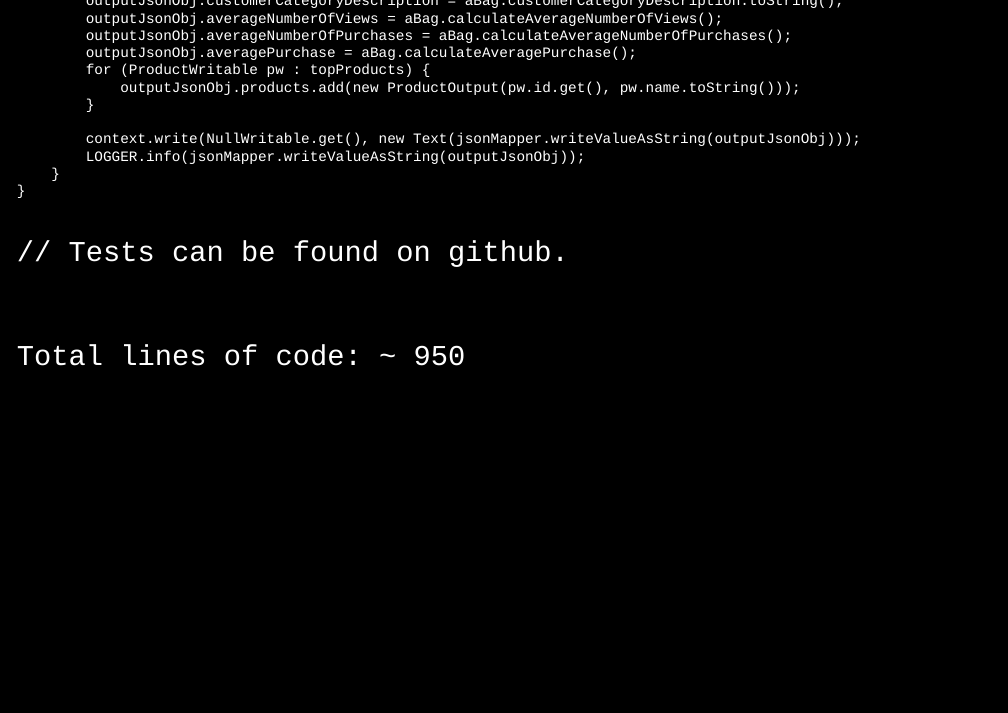
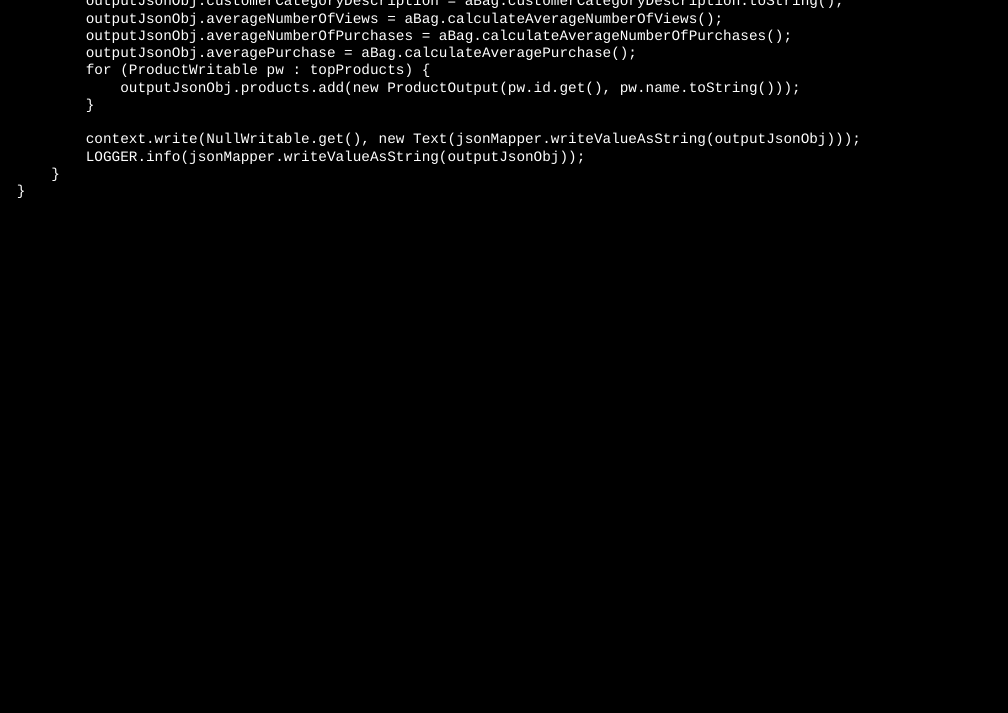
Before and after one commit to dzamurovic/coding-serbia-2014, a slide deck: slide 37 of coding-serbia.pptx. Drawn at 1008x713 pixels with LibreOffice and Linux fonts; fonts in the diff are those of the drawing. Boxes give left, top, right and bottom in pixels: in the first picture for what was removed or moved away, otherwise in the second. Text is boxed around its words. In the diff, an @@ line names an element or a change of style, - is before the commit and + after.

Commit message:
working on presentation

```diff
--- a/coding-serbia.pptx
+++ b/coding-serbia.pptx
@@ rectangle "outputJsonObj.customerCategoryId = key.get();": place and size @@
-rectangle "outputJsonObj.customerCategoryId = key.get();" at <box>0,0,1008,383</box>
+rectangle "outputJsonObj.customerCategoryId = key.get();" at <box>0,0,1008,227</box>
@@ text in rectangle at <box>17,241,569,366</box>: paragraphs removed @@
-// Tests can be found on github.
-Total lines of code: ~ 950
```
Also in this commit, not shown: 1 slide added, 1 slide removed.
